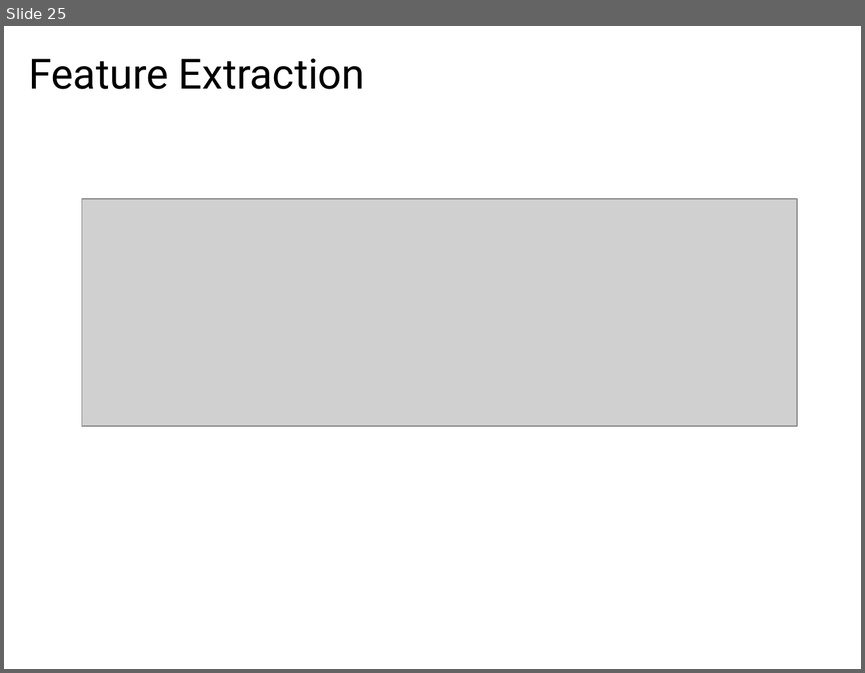
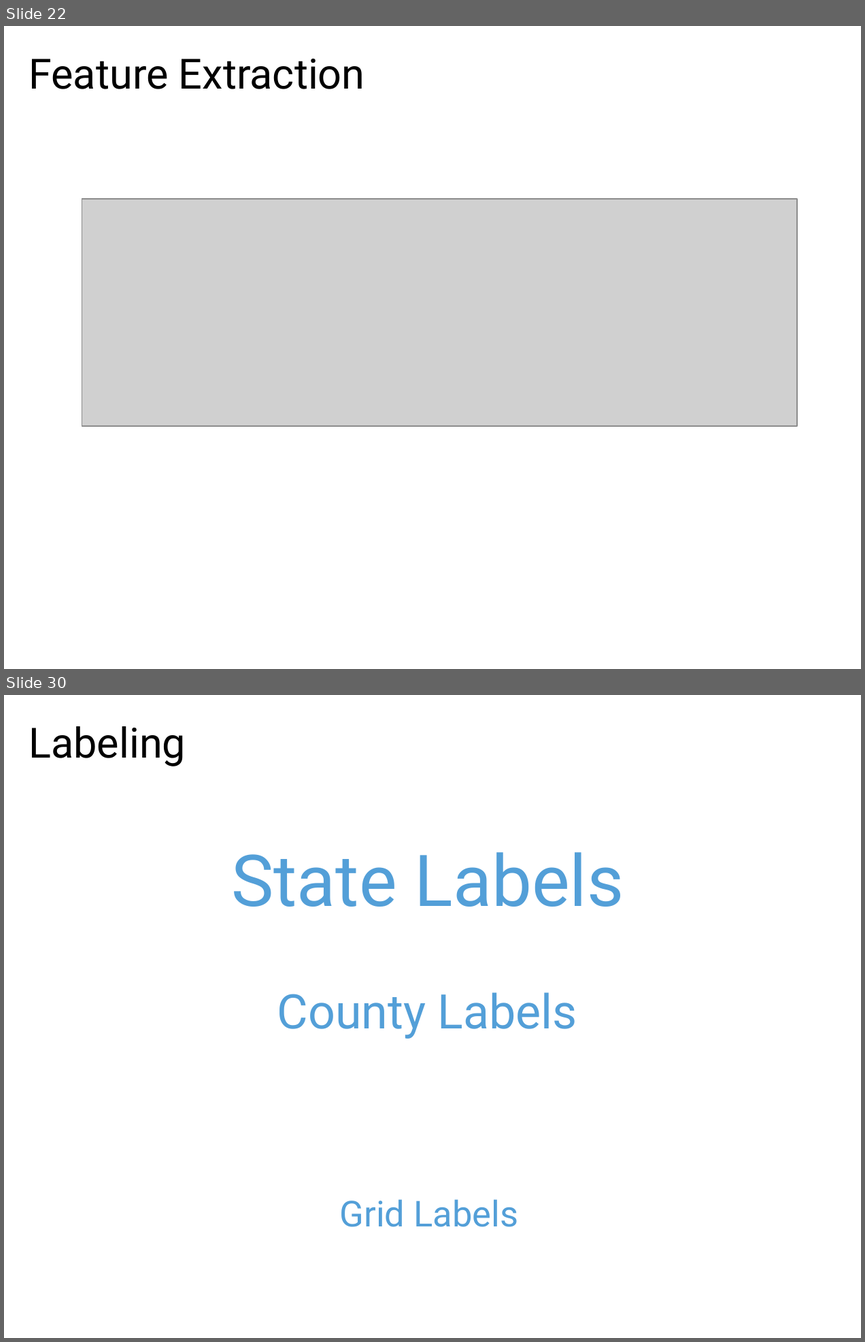
Before and after one commit to willpots/thesis, a slide deck: presentation/final_presentation.pptx. Shown one above the other, each under a label of ours: slide 25 before the commit, slides 22 and 30 after it; the slides between them are not shown. The pictures are 865x673 and 865x1342 pixels, drawn with LibreOffice and Linux fonts; fonts in the diff are those of the drawing; grey boxes stand for pictures. Boxes give left, top, right and bottom in pixels: in the first picture for what was removed or moved away, otherwise in the second. Text is boxed around its words. In the diff, an @@ line names an element or a change of style, - is before the commit and + after.

```diff
--- a/presentation/final_presentation.pptx
+++ b/presentation/final_presentation.pptx
@@ slide 30 added at [4, 695, 861, 1338], background #FFFFFF @@
@@ title added at [28, 726, 186, 766], 35 pt, text #000000 @@
+Labeling
@@ text added at [231, 852, 624, 906], 60 pt, text #539FD8 @@
+State Labels
@@ text added at [277, 992, 577, 1038], 40 pt, text #539FD8 @@
+County Labels
@@ text added at [340, 1199, 518, 1227], 30 pt, text #539FD8 @@
+Grid Labels
@@ what was slide 25 is now slide 22 @@
```
Also in this commit, not shown: 2 slides changed, 14 other slides added, 8 slides removed, 6 other files.
